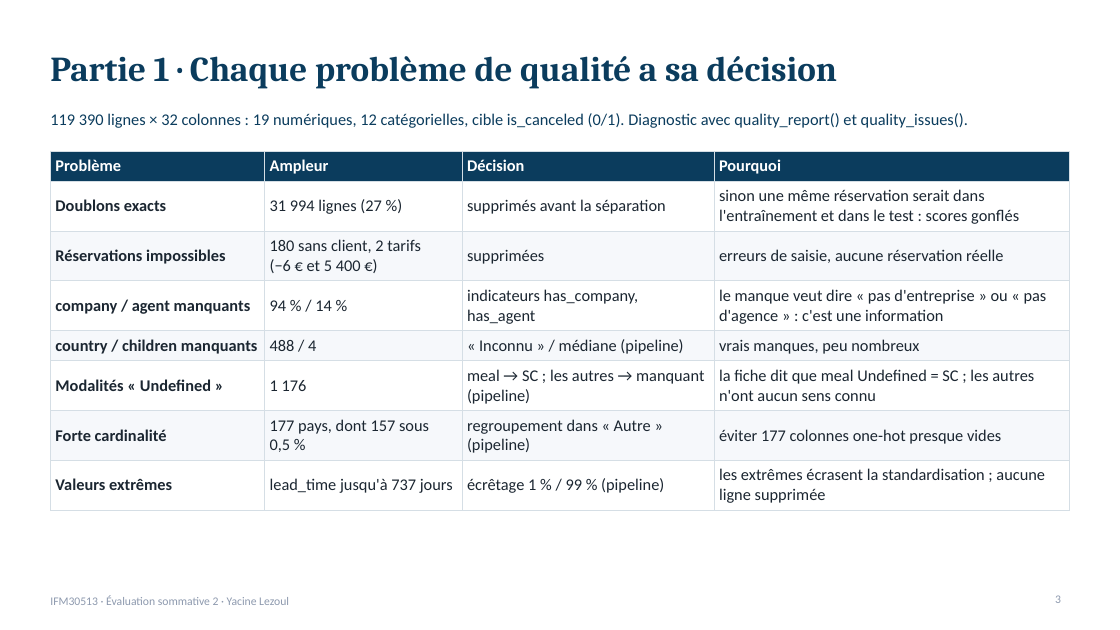
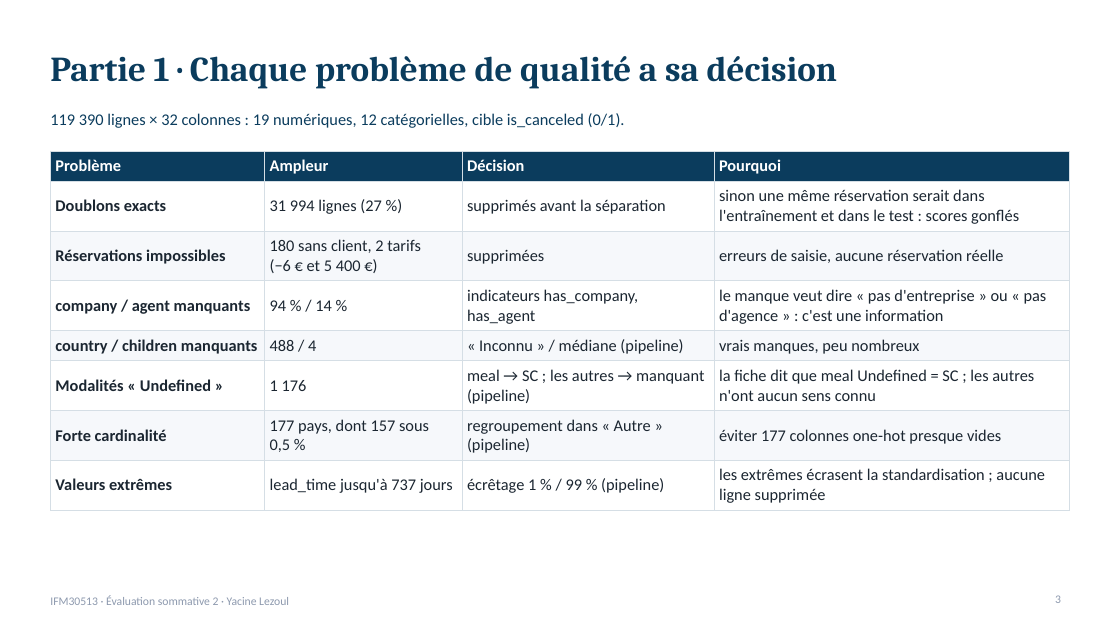
Before and after one commit to lezoul/hotel-cancellation-pipeline, a slide deck: slide 3 of reports/presentation_annulations.pptx. Drawn at 1120x630 pixels with LibreOffice and Linux fonts; fonts in the diff are those of the drawing. Boxes give left, top, right and bottom in pixels: in the first picture for what was removed or moved away, otherwise in the second. Text is boxed around its words. In the diff, an @@ line names an element or a change of style, - is before the commit and + after.

```diff
--- a/reports/presentation_annulations.pptx
+++ b/reports/presentation_annulations.pptx
@@ text at (50, 113, 625, 128): text changed @@
-119 390 lignes × 32 colonnes : 19 numériques, 12 catégorielles, cible is_canceled (0/1). Diagnostic avec quality_report() et quality_issues().
+119 390 lignes × 32 colonnes : 19 numériques, 12 catégorielles, cible is_canceled (0/1).
```
Also in this commit, not shown: 11 other slides changed, 1 other file.
